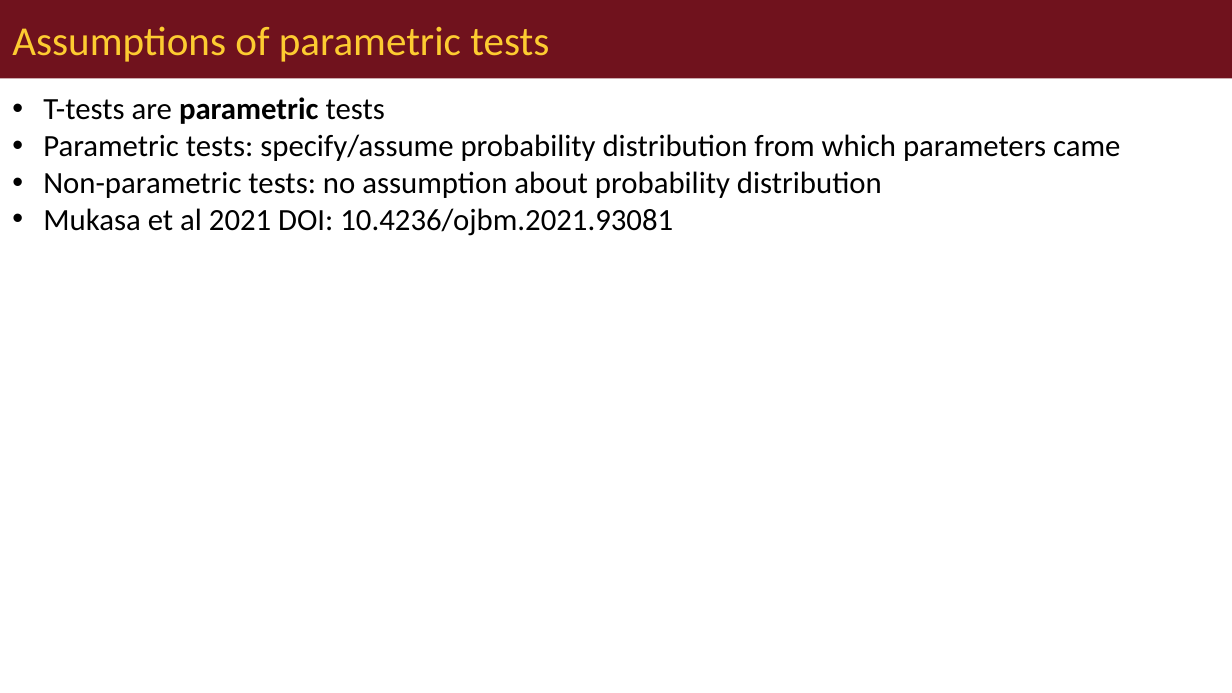
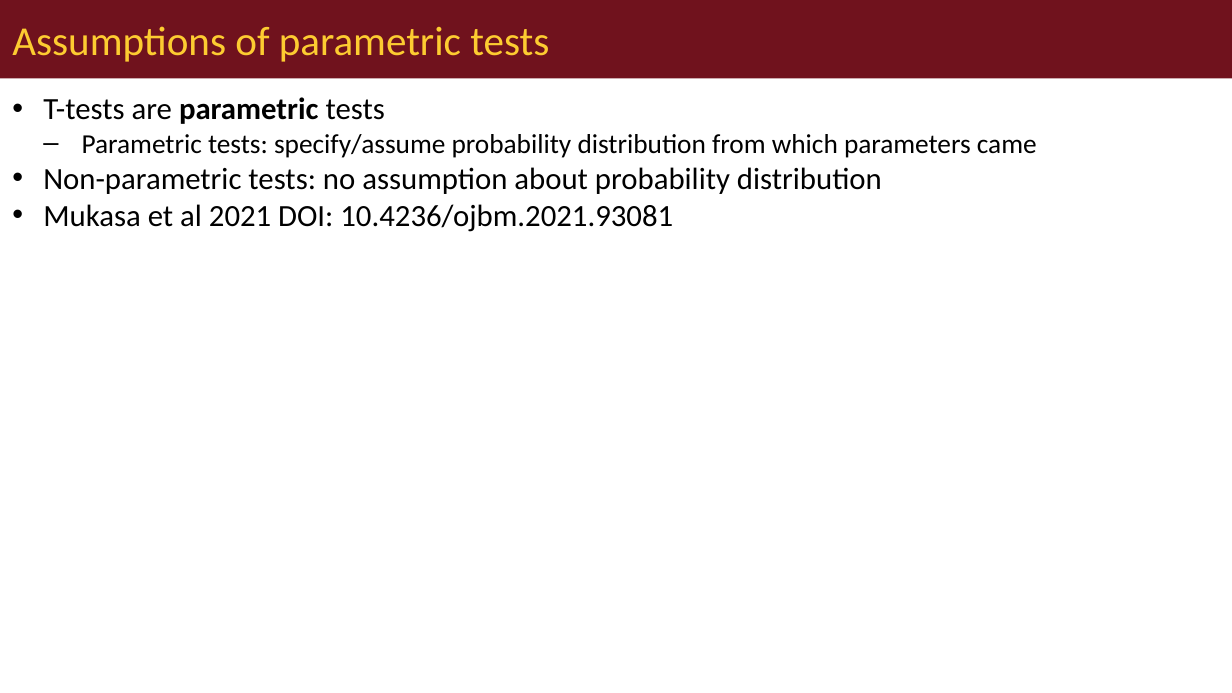
Before and after one commit to wlperry/umd_biostats, a slide deck: slide 5 of docs/lectures/lecture_06/06_01_lecture_powerpoint.pptx (slide 4 before the commit). Drawn at 1232x693 pixels with LibreOffice and Linux fonts; fonts in the diff are those of the drawing. Boxes give left, top, right and bottom in pixels: in the first picture for what was removed or moved away, otherwise in the second. Text is boxed around its words. In the diff, an @@ line names an element or a change of style, - is before the commit and + after.

```diff
--- a/docs/lectures/lecture_06/06_01_lecture_powerpoint.pptx
+++ b/docs/lectures/lecture_06/06_01_lecture_powerpoint.pptx
@@ text at bbox=[82, 134, 1037, 158]: size 18 to 16 pt in "Parametric tests: specify/assume probability distribution fr ..."; bullet • to –; list level 1 to 2 in "Parametric tests: specify/assume probability distribution ..." @@
```
Also in this commit, not shown: 21 other slides changed, 2 slides added, 1 slide removed, 31 other files.
